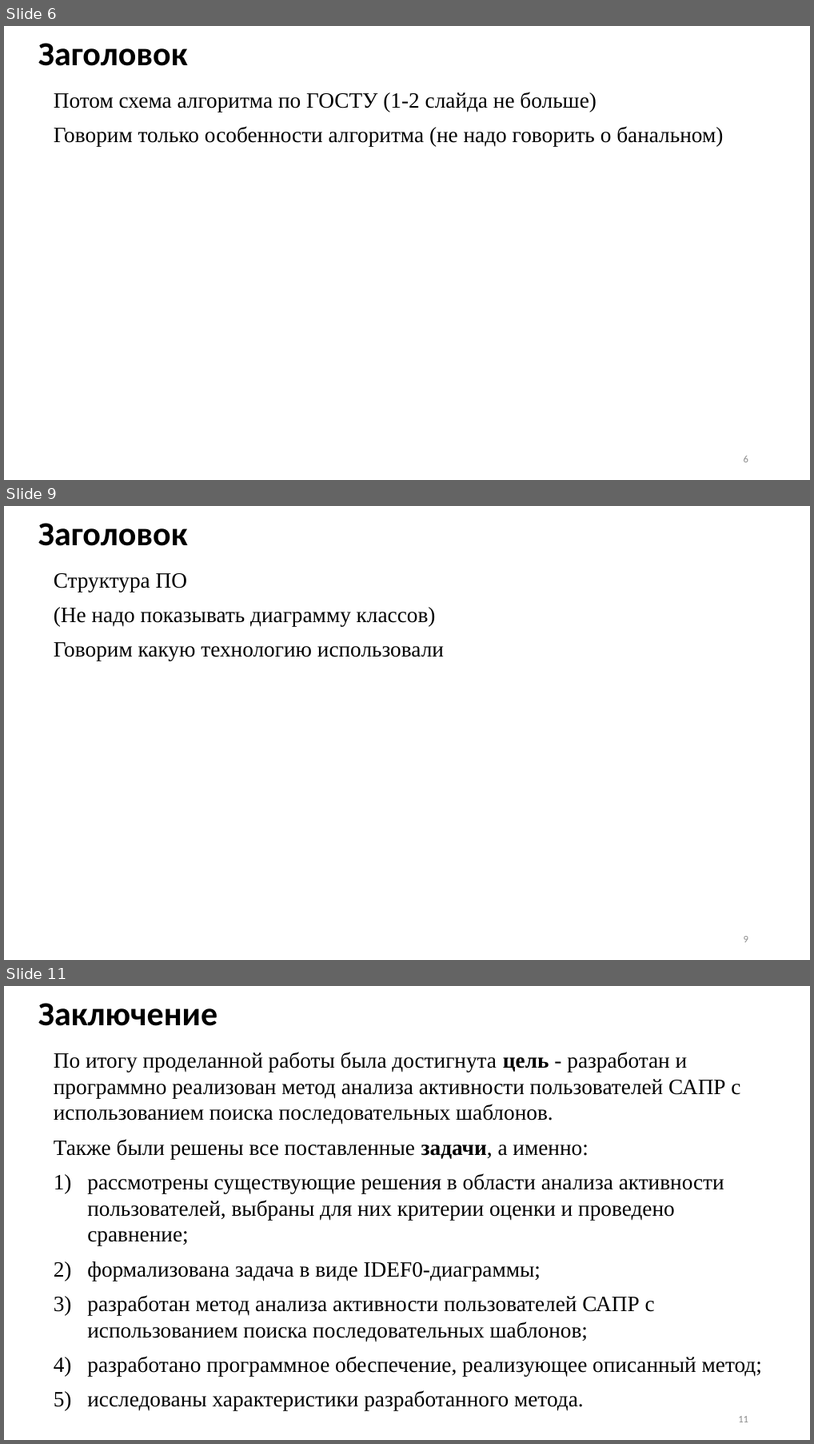
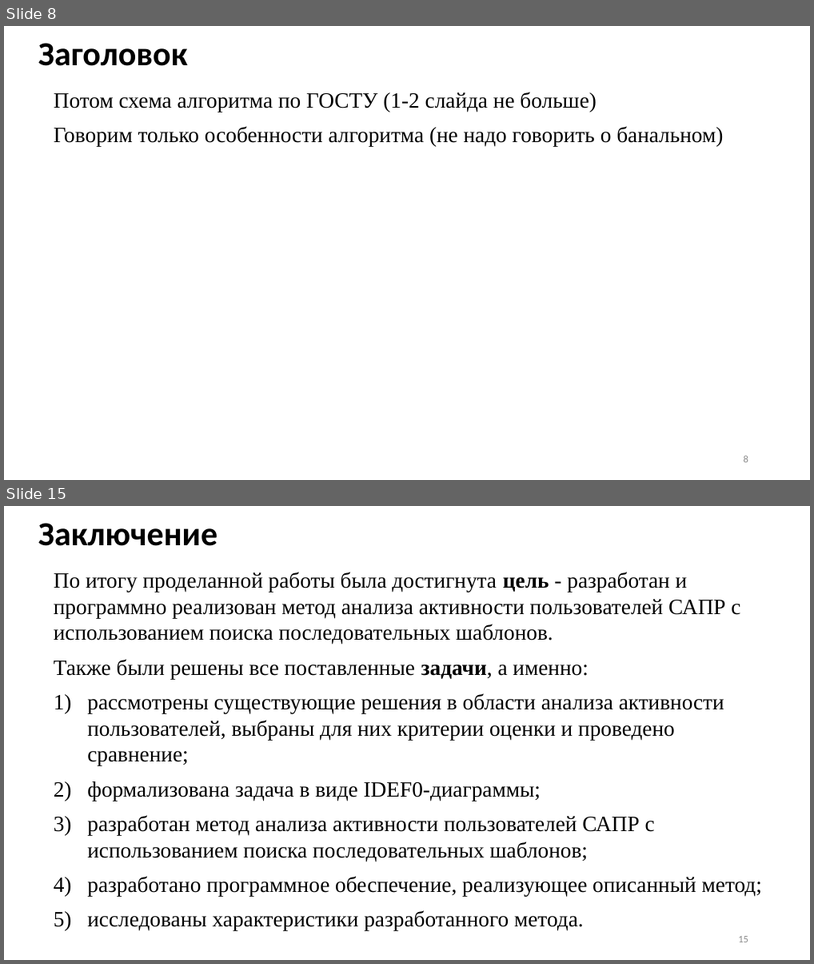
Before and after one commit to Inlucker/8semestr, a slide deck: ВКР/Презентация/ПронинАС_ВКР_презентация.pptx. Shown one above the other, each under a label of ours: slides 6, 9 and 11 before the commit, slides 8 and 15 after it; the slides between them are not shown. The pictures are 814x1444 and 814x964 pixels, drawn with LibreOffice and Linux fonts; fonts in the diff are those of the drawing. Boxes give left, top, right and bottom in pixels: in the first picture for what was removed or moved away, otherwise in the second. Text is boxed around its words. In the diff, an @@ line names an element or a change of style, - is before the commit and + after.

```diff
--- a/ВКР/Презентация/ПронинАС_ВКР_презентация.pptx
+++ b/ВКР/Презентация/ПронинАС_ВКР_презентация.pptx
@@ slide 9 removed at [4, 506, 810, 960], background #FFFFFF @@
@@ title removed at [38, 523, 188, 546] @@
-Заголовок
@@ text removed at [54, 573, 444, 661] @@
-Структура ПО
-(Не надо показывать диаграмму классов)
-Говорим какую технологию использовали
@@ page number removed at [744, 936, 749, 942] @@
-9
@@ what was slide 6 is now slide 8 @@
@@ what was slide 11 is now slide 15 @@
@@ page number at [738, 936, 749, 942]: text changed @@
-11
+15
```
Also in this commit, not shown: 5 slides changed, 7 slides added, 2 other slides removed, 14 other files.
